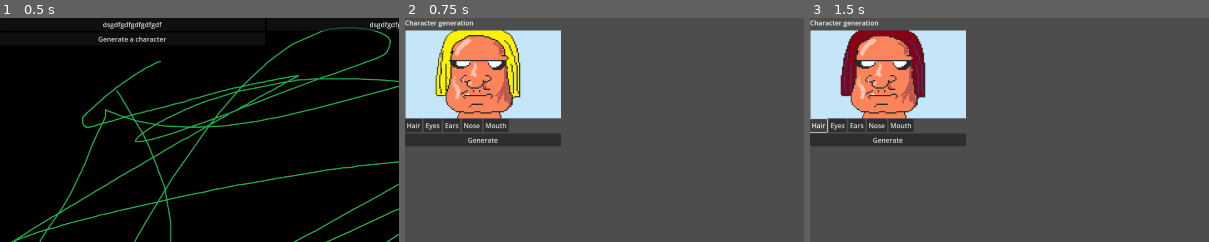
Above: before the commit, frames 1-3 (left to right).
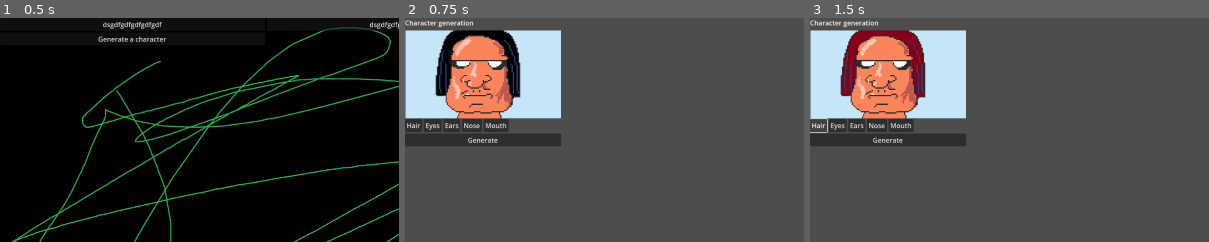
Above: after the commit, the same moments.

Repository: ekaktusz/anoobis
Game: Godot game, scene res://tinder_scene.tscn
Two runs of this game, one before a commit and one after it. Both use one fixed random seed, a clock stepped at 60 frames per second and the inputs below.
Inputs:
- Up to frame 1 (0.5 s): no input
- Up to frame 2 (0.75 s): click "Generate a character" at 0.5 s
- Up to frame 3 (1.5 s): click "Hair" at 1.25 s
The pictures show only the part of the screen within x 0-50%, y 0-50%; the shares and areas given below are measured in that part.

Frame 1 is identical in both runs. In frame 2, 2.0% of the frame differs, in the area x 7-29%, y 5-36%; in frame 3, nothing differs.

Commit message:
Face parts are set to default on _ready().

Diff:
--- a/character_generator.gd
+++ b/character_generator.gd
@@ -1,3 +1,5 @@
+@tool
+
 extends Node2D
 
 var hairs : Array = [
@@ -11,13 +13,17 @@
 	preload ("res://images/dummy_face_parts/eyes2.png"),
 ]
 
-var current_hair_id : int = 0
-var current_eye_id : int = 0
+var current_hair_id : int
+var current_eye_id : int
 
 
 # Called when the node enters the scene tree for the first time.
 func _ready() -> void:
-	pass # Replace with function body.
+	current_hair_id = 0
+	current_eye_id = 0
+
+	$VBoxContainer/PortraitContainer/HairLayer/HairSprite.texture = hairs[current_hair_id]
+	$VBoxContainer/PortraitContainer/EyesLayer/EyesSprite.texture = eyes[current_eye_id]
 
 
 # Called every frame. 'delta' is the elapsed time since the previous frame.
--- a/character_generator.tscn
+++ b/character_generator.tscn
@@ -2,7 +2,7 @@
 
 [ext_resource type="Script" path="res://character_generator.gd" id="1_ggyww"]
 [ext_resource type="Texture2D" uid="uid://bdyoqg3bewokx" path="res://images/dummy_face_parts/full_face_wo_bg_no_hair_no_eyes.png" id="2_ggg4x"]
-[ext_resource type="Texture2D" uid="uid://nt0jcnks2kv" path="res://images/dummy_face_parts/hair3.png" id="3_hjhx4"]
+[ext_resource type="Texture2D" uid="uid://gg7v35spvqfs" path="res://images/dummy_face_parts/hair1.png" id="3_e4m5p"]
 [ext_resource type="Texture2D" uid="uid://bhxe1dpbiecu2" path="res://images/dummy_face_parts/eyes1.png" id="4_wspcr"]
 
 [node name="Node2D" type="Node2D"]
@@ -45,7 +45,7 @@
 offset_top = 30.0
 offset_right = 375.0
 offset_bottom = 242.0
-texture = ExtResource("3_hjhx4")
+texture = ExtResource("3_e4m5p")
 
 [node name="EyesLayer" type="CanvasLayer" parent="VBoxContainer/PortraitContainer"]
 
